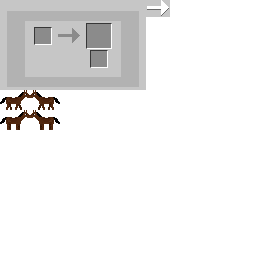
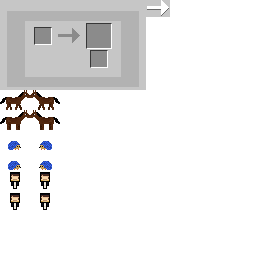
Layer changes from the first w=256, h=256 image to the second:
added layer "Lager 15" above "Lager 3" over [8, 141, 52, 210]
